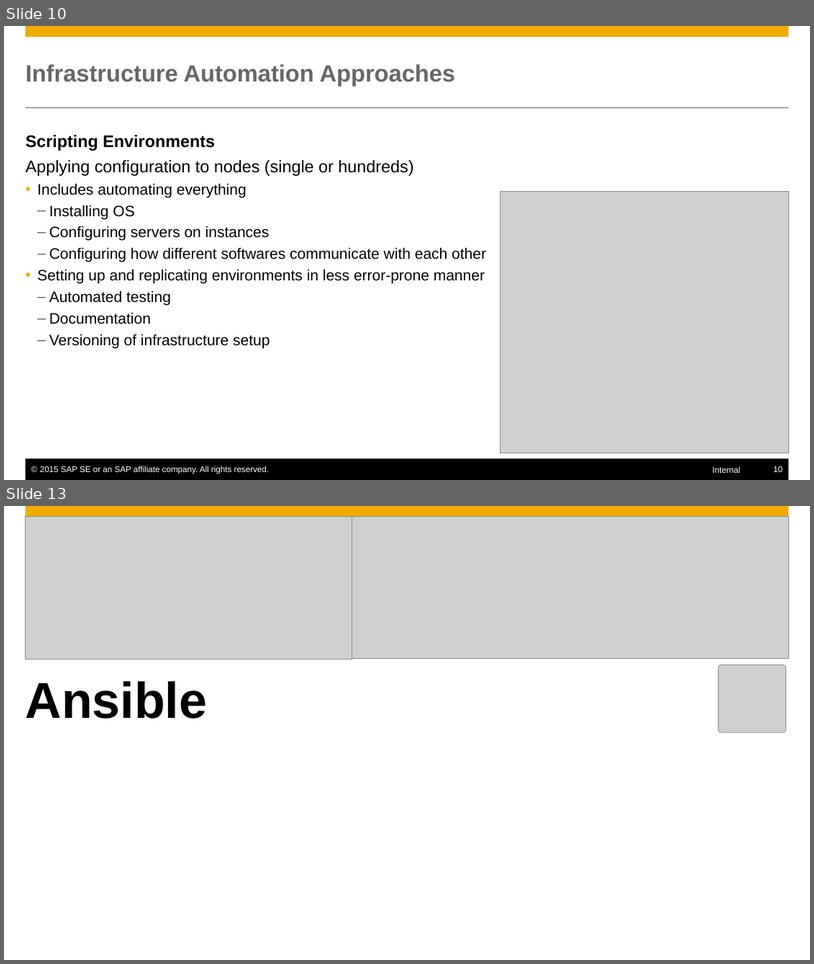
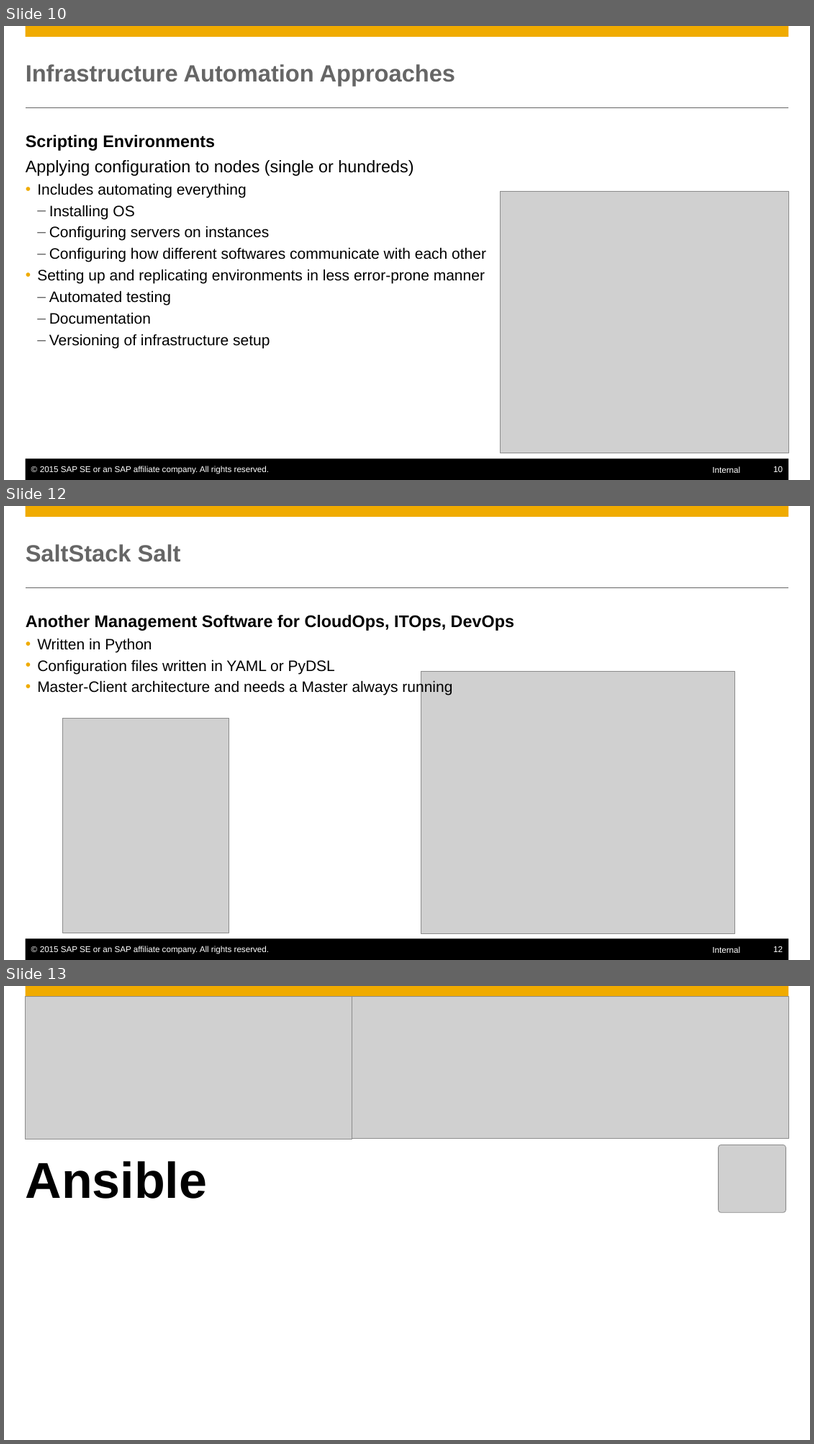
Before and after one commit to Hingo/ansible_meteor, a slide deck: presentation/slides.pptx. Shown one above the other, each under a label of ours: slides 10 and 13 before the commit, slides 10, 12 and 13 after it; the slides between them are not shown. The pictures are 814x964 and 814x1444 pixels, drawn with LibreOffice and Linux fonts; fonts in the diff are those of the drawing; grey boxes stand for pictures; background and template pictures are left out. Boxes give left, top, right and bottom in pixels: in the first picture for what was removed or moved away, otherwise in the second. Text is boxed around its words. In the diff, an @@ line names an element or a change of style, - is before the commit and + after.

```diff
--- a/presentation/slides.pptx
+++ b/presentation/slides.pptx
@@ slide 12 added at bbox=[4, 506, 810, 960], background #FFFFFF; not listed: 6 template elements that a slide beside it also shows @@
@@ title added at bbox=[26, 544, 181, 562], 28 pt, text #666666, bold @@
+SaltStack Salt
@@ text added at bbox=[26, 615, 514, 695], 18 pt, text #000000 @@
+Another Management Software for CloudOps, ITOps, DevOps
+    • Written in Python
+    • Configuration files written in YAML or PyDSL
+    • Master-Client architecture and needs a Master always running
@@ picture added at bbox=[422, 671, 736, 934] @@
@@ picture added at bbox=[62, 718, 229, 933] @@
```
Also in this commit, not shown: 4 slides changed, 2 other slides added, 7 slides removed.
